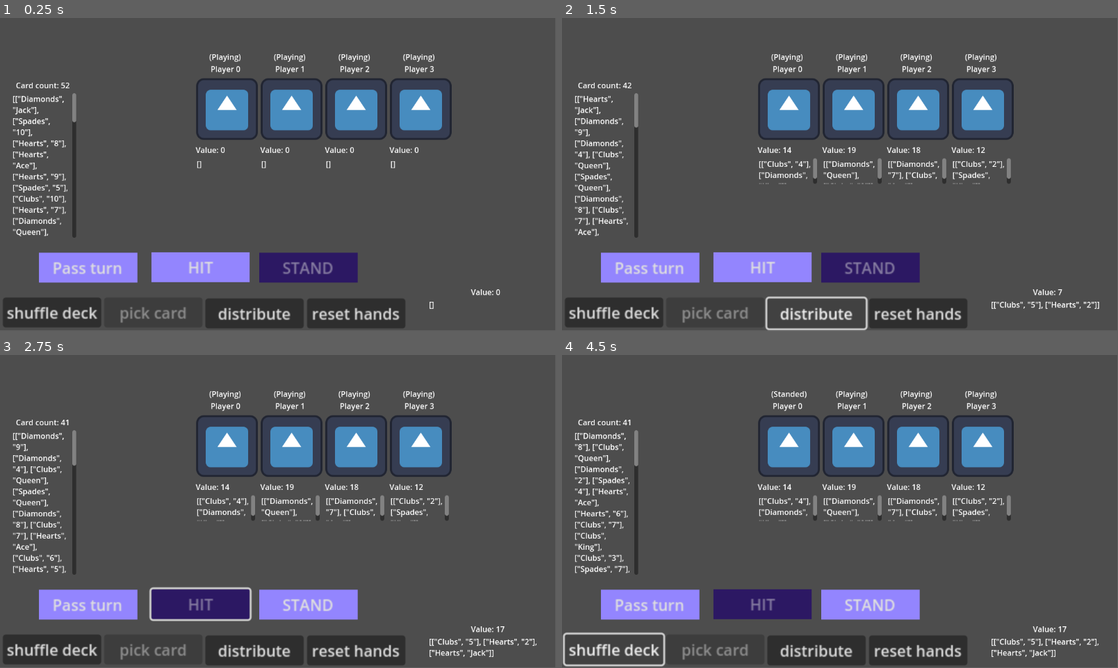
Above: before the commit, frames 1-4 (two rows, left to right).
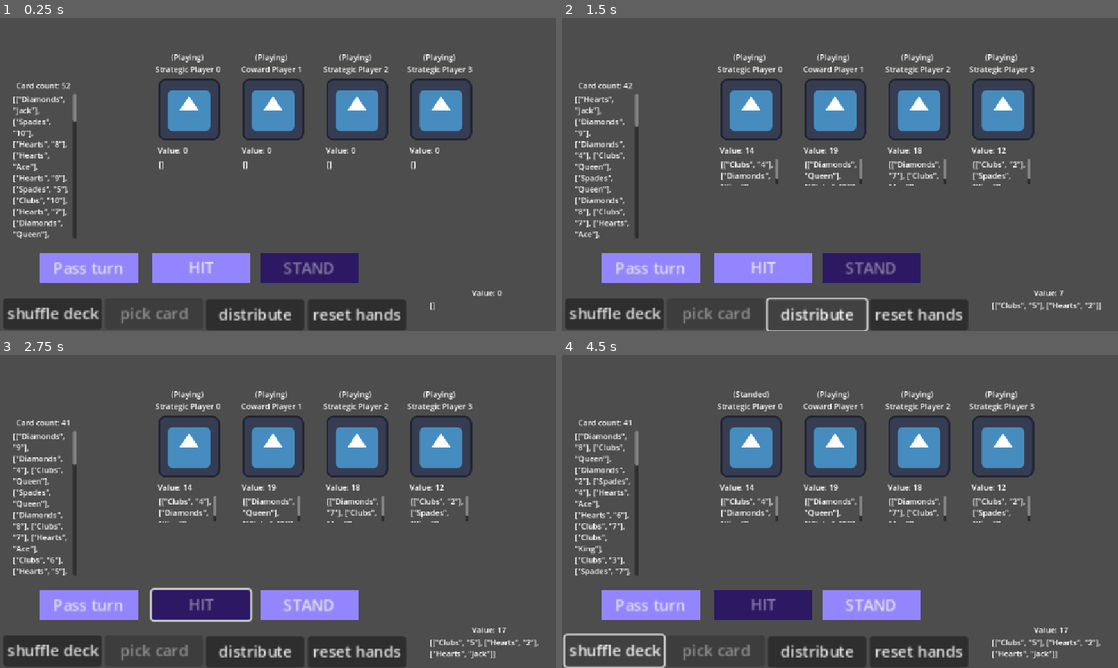
Above: after the commit, the same moments.

Repository: VaporeonLover28/Chrysopoeia
Game: Godot game, scene res://blackjack_test.tscn
Same seed, same stepped clock (60 frames per second), same inputs: the game is played once before the commit and once after it. The engine's default icon, where the game draws it, is replaced by a stand-in: a white triangle on a blue panel in a dark square.
Inputs:
- Up to frame 1 (0.25 s): no input
- Up to frame 2 (1.5 s): click "shuffle deck" at 0.5 s; click "distribute" at 1.25 s
- Up to frame 3 (2.75 s): click "HIT" at 2 s
- Up to frame 4 (4.5 s): click "STAND" at 2.75 s; click "Pass turn" at 3.5 s; click "shuffle deck" at 4.25 s
In our replay, the window is 799x449 before the commit and 800x450 after it. These sizes can differ from the game's own. Grey fills any space a smaller window leaves; there, only what the larger window draws over its background counts as a difference.

The runs differ from the first frame. In frame 1, 10% of the frame differs, in the area x 0-91%, y 11-100%; in frame 2, 12%; in frame 3, 12%; in frame 4, 13%, in the area x 0-97%, y 11-100%.

Commit message:
players playing, labels, tweaks

Diff:
--- a/bj_player_test.gd
+++ b/bj_player_test.gd
@@ -8,6 +8,7 @@
 
 var hand : Array = []
 var hand_value : int = 0
+var playing = true
 var standed = false
 var busted = false
 var doubled_down = false
@@ -22,20 +23,23 @@
 func _process(delta: float) -> void:
 	label_hand.text = str(hand)
 	value.text = "Value: " + str(hand_value)
-	label_name.text = name
+	label_name.text = personality + " " + name
 	if standed != true and busted != true and blackjack_in_hand != true \
 	and doubled_down != true and surrendered != true:
+		playing = true
 		state.text = "(Playing)"
-	elif standed == true:
-		state.text = "(Standed)"
-	elif busted == true:
-		state.text = "(Busted)"
-	elif blackjack_in_hand == true:
-		state.text = "(Blackjack)"
-	elif doubled_down == true:
-		state.text = "(Doubled Down)"
-	elif surrendered == true:
-		state.text = "(Surrendered)"
+	else:
+		playing = false
+		if standed == true:
+			state.text = "(Standed)"
+		if blackjack_in_hand == true:
+			state.text = "(Blackjack)"
+		if doubled_down == true:
+			state.text = "(Doubled Down)"
+		if surrendered == true:
+			state.text = "(Surrendered)"
+		if busted == true:
+			state.text = "(Busted)"
 
 func _act():
 	if standed != true and busted != true and blackjack_in_hand != true \
@@ -1485,13 +1489,13 @@
 	else:
 		if busted:
 			print(self.name + " has busted! Skipping turn")
-		if standed:
+		elif standed:
 			print(self.name + " has already standed. Skipping turn")
-		if doubled_down:
+		elif doubled_down:
 			print(self.name + " has already doubled down, and will not get cards. Skipping turn")
-		if surrendered:
+		elif surrendered:
 			print(self.name + " has surrendered. Skipping turn")
-		if blackjack_in_hand:
+		elif blackjack_in_hand:
 			print(self.name + " has a blackjack in hand. Skipping turn")
 	#game.player_action.start()
 
--- a/bj_player_test.tscn
+++ b/bj_player_test.tscn
@@ -4,7 +4,7 @@
 [ext_resource type="Texture2D" uid="uid://pov62jfwgcqy" path="res://icon.svg" id="2_co4re"]
 
 [node name="bj_player_test" type="Control"]
-custom_minimum_size = Vector2(130, 0)
+custom_minimum_size = Vector2(170, 0)
 layout_mode = 3
 anchors_preset = 0
 offset_right = 40.0
@@ -24,11 +24,12 @@
 
 [node name="Label" type="Label" parent="BoxContainer/VBoxContainer/name"]
 layout_mode = 2
-offset_left = 30.0
+offset_left = -29.0
 offset_top = -159.0
-offset_right = 106.0
+offset_right = 151.0
 offset_bottom = -136.0
 text = "Player X"
+horizontal_alignment = 1
 
 [node name="state" type="Control" parent="BoxContainer/VBoxContainer"]
 layout_mode = 2
--- a/blackjack_test.gd
+++ b/blackjack_test.gd
@@ -193,7 +193,12 @@
 		if dealer_blackjack == false:
 			for i in players.size():
 				if players[i].hand_value > dealer_hand_value and \
-				players[i].busted != true and players[i].surrendered != true:
+				players[i].busted != true and players[i].surrendered != true and \
+				players[i].doubled_down == true:
+					print(players[i].name + " doubled down and won!")
+				elif players[i].hand_value > dealer_hand_value and \
+				players[i].busted != true and players[i].surrendered != true and \
+				players[i].doubled_down == false:
 					print(players[i].name + " is a winner!")
 				elif players[i].hand_value <= dealer_hand_value and \
 				players[i].busted != true and players[i].surrendered != true:
@@ -216,13 +221,20 @@
 					print(players[i].name + " had already surrendered.")
 
 func _pass_turn():
-	if whoseturn + 1 <= players.size() - 1:
-		whoseturn += 1
-		print("It's player " + str(whoseturn) + "'s turn!")
-	else:
-		whoseturn = 0
-		print("It's player " + str(whoseturn) + "'s turn!")
-	players[whoseturn]._act()
+	var someone_still_playing = false
+	for i in players.size():
+		if players[i].playing == true:
+			someone_still_playing = true
+	if someone_still_playing == true:
+		if whoseturn + 1 <= players.size() - 1:
+			whoseturn += 1
+			print("It's player " + str(whoseturn) + "'s turn!")
+		else:
+			whoseturn = 0
+			print("It's player " + str(whoseturn) + "'s turn!")
+		players[whoseturn]._act()
+	else:
+		print("It's the dealer's turn!")
 
 
 
--- a/project.godot
+++ b/project.godot
@@ -21,7 +21,8 @@
 
 [display]
 
-window/size/always_on_top=true
+window/stretch/mode="canvas_items"
+window/stretch/aspect="expand"
 
 [global_group]
 
--- a/shader_quad.tscn
+++ b/shader_quad.tscn
@@ -7,7 +7,7 @@
 [sub_resource type="ShaderMaterial" id="ShaderMaterial_onrkg"]
 render_priority = 0
 shader = ExtResource("1_1y4gf")
-shader_parameter/TwixelAngle = 45.0
+shader_parameter/TwixelAngle = 0.0
 shader_parameter/PixelSize = 3.5
 shader_parameter/FogColor = Color(0, 0, 0, 1)
 shader_parameter/FogStart = 25.0
